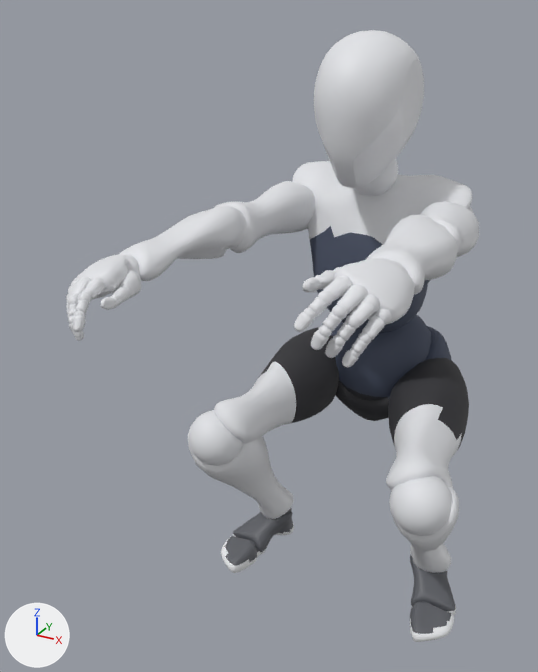
Renders of the glTF model models/trackme-human.glb from each side of a commit.
Camera for both pictures: a 50 mm camera at (0.56, -1.436, 1.318) aimed at (-0.109, -0.219, 0.709). Arrows for +X, +Y and +Z are at lower left; the lights stay in place. The older version comes first. Both versions are drawn at frame 24 of the action 'squat'; the numbers are the values there.

Objects in the first picture: 'Beta_Joints', 'Beta_Surface'.
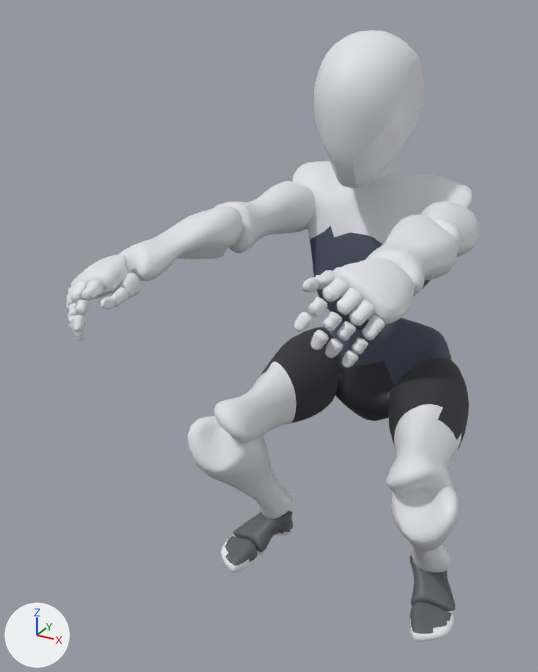
Boxes [x1, y1, x2, y2] around the edits, measured in the pictures (538 x 672 px):
'Beta_Joints', deleted: before [67, 159, 473, 605]
    faces in mat_tm_skin (white #e5e6ea): [67, 159, 473, 536]
    faces in mat_tm_top (dark blue #454d61): [334, 284, 432, 397]
    faces in mat_tm_shorts (dark grey #303035): [340, 381, 386, 400]

What changed in the scene script:
```text
Remove ob_beta_joints:
    ob_beta_joints = bpy.data.objects.new('Beta_Joints', me_beta_joints)
    ob_beta_joints.location = (0.0, 0.0, 0.0)
    ob_beta_joints.rotation_euler = (1.571, 0.0, 0.0)  # degrees (90, 0, 0)
    ob_beta_joints.scale = (0.01, 0.01, 0.01)
```
